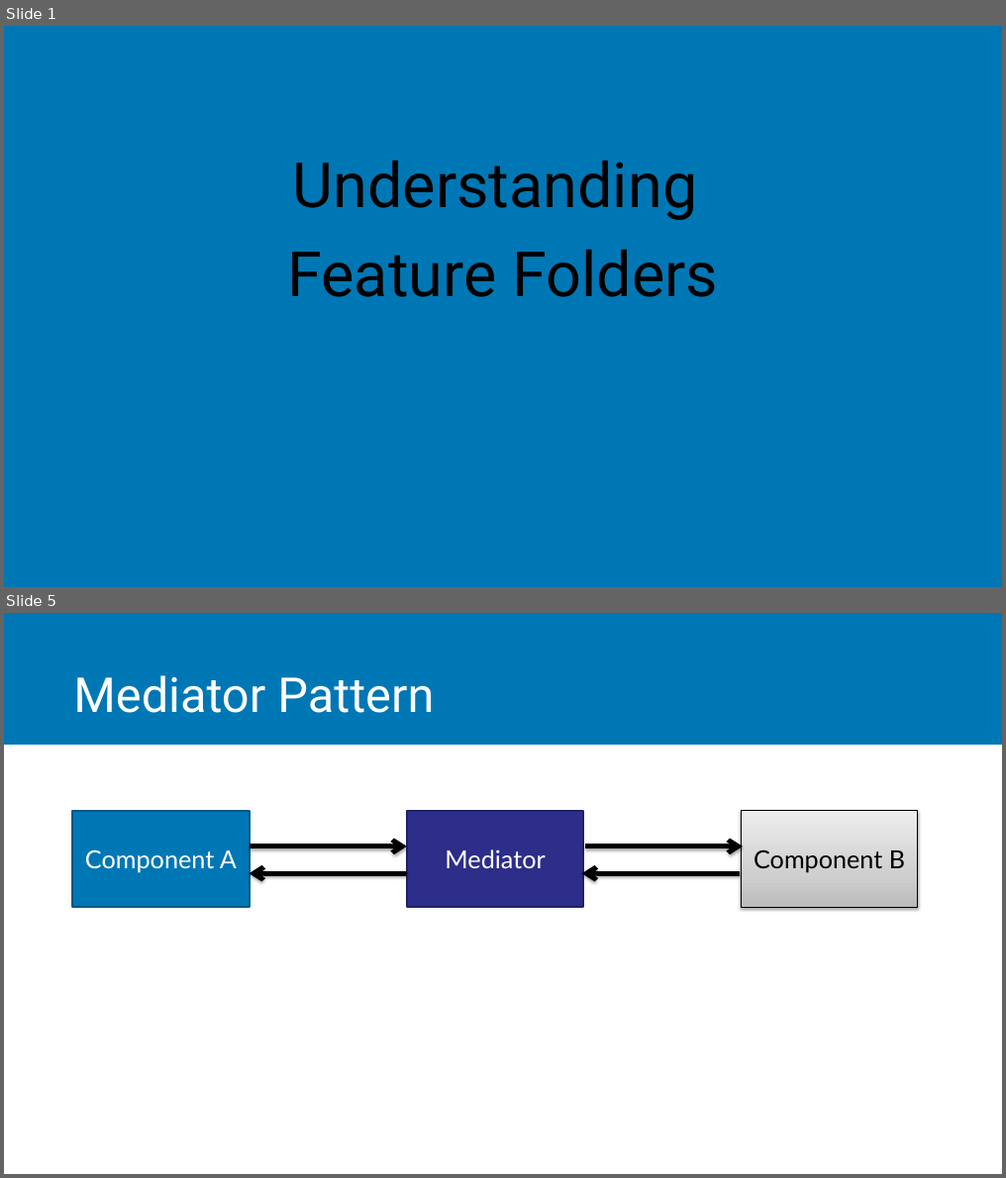
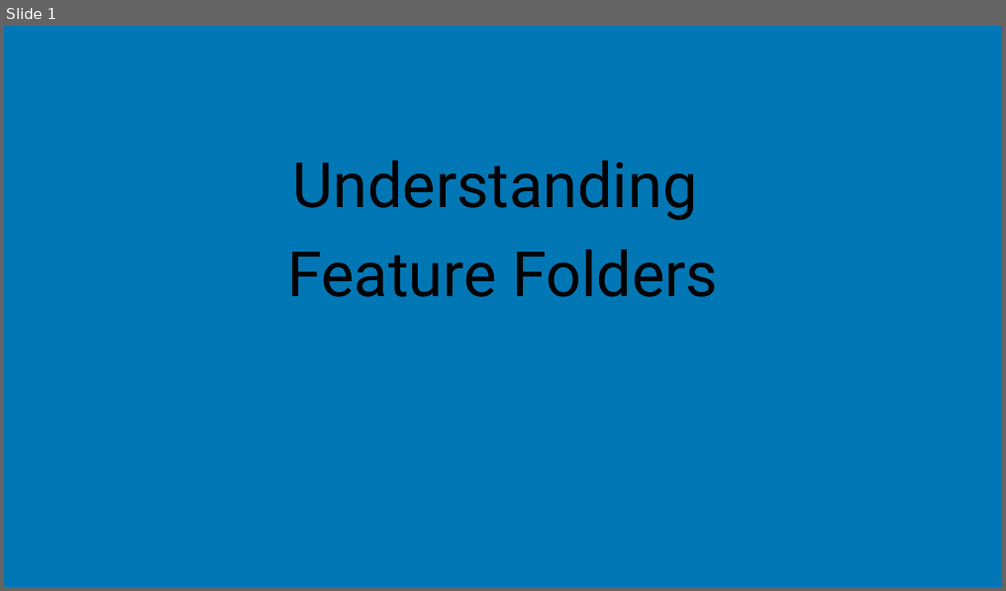
Before and after one commit to jchadwick/CustomizingAspNetMvc, a slide deck: 07_01-FeatureFolders.pptx. Shown one above the other, each under a label of ours: slides 1 and 5 before the commit, slide 1 after it; the slides between them are not shown. The pictures are 1006x1178 and 1006x591 pixels, drawn with LibreOffice and Linux fonts; fonts in the diff are those of the drawing. Boxes give left, top, right and bottom in pixels: in the first picture for what was removed or moved away, otherwise in the second. Text is boxed around its words. In the diff, an @@ line names an element or a change of style, - is before the commit and + after.

```diff
--- a/07_01-FeatureFolders.pptx
+++ b/07_01-FeatureFolders.pptx
@@ slide 5 removed at <box>4,613,1002,1174</box>, background #FFFFFF @@
@@ rectangle removed at <box>4,613,1002,745</box> @@
@@ title removed at <box>73,675,434,713</box> @@
-Mediator Pattern
@@ rectangle removed at <box>73,811,250,908</box> @@
-Component A
@@ rectangle removed at <box>407,811,583,908</box> @@
-Mediator
@@ rectangle removed at <box>742,811,918,907</box> @@
-Component B
@@ arrow removed from (250, 847) to (407, 847) @@
@@ arrow removed from (585, 847) to (743, 847) @@
@@ arrow removed from (407, 873) to (249, 873) @@
@@ arrow removed from (740, 873) to (582, 873) @@
```
Also in this commit, not shown: 6 slides added, 7 other slides removed, 1 other file.
